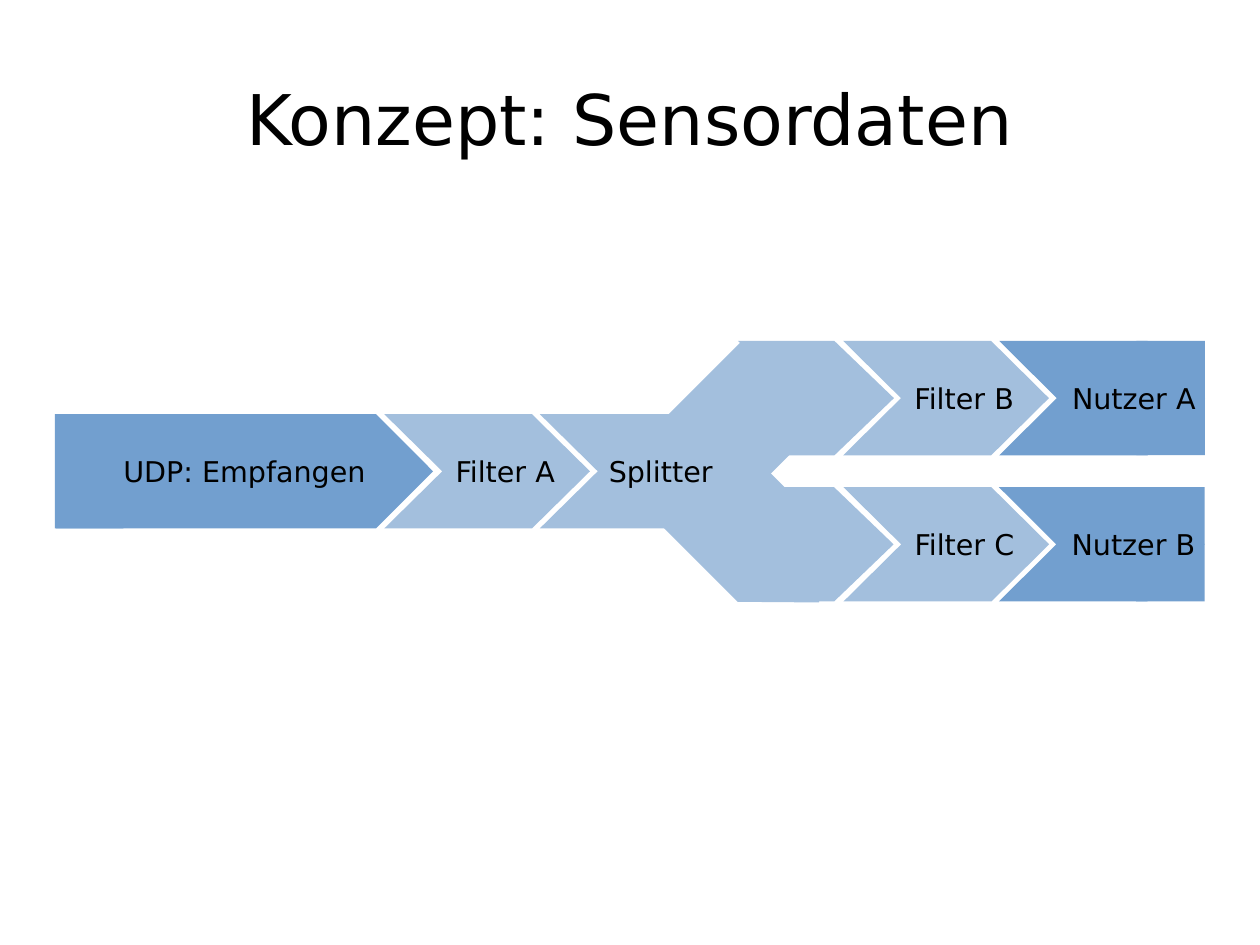
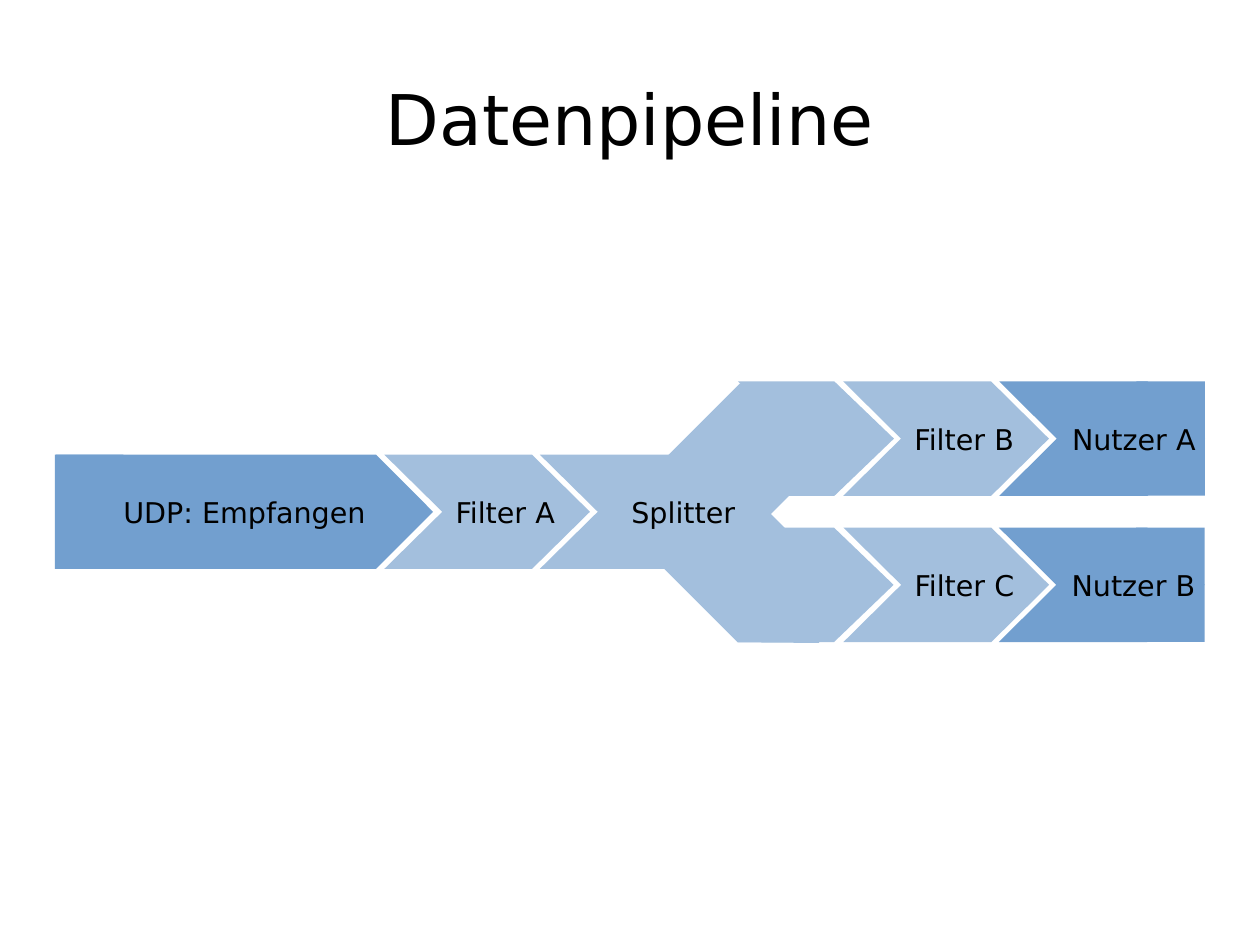
Before and after one commit to enra64/psychic-giggle, a slide deck: slide 22 of zwischenstand anfang dezember.odp (slide 16 before the commit). Drawn at 1260x945 pixels with LibreOffice and Linux fonts; fonts in the diff are those of the drawing. Boxes give left, top, right and bottom in pixels: in the first picture for what was removed or moved away, otherwise in the second. Text is boxed around its words. In the diff, an @@ line names an element or a change of style, - is before the commit and + after.

```diff
--- a/zwischenstand anfang dezember.odp
+++ b/zwischenstand anfang dezember.odp
@@ title at [386, 92, 874, 159]: text changed @@
-Konzept: Sensordaten
+Datenpipeline
@@ 11 freeform shapes, 3 rectangles: place and size @@
-11 freeform shapes, 3 rectangles at [55, 302, 1205, 643]
+11 freeform shapes, 3 rectangles at [55, 343, 1205, 684]
```
Also in this commit, not shown: 6 other slides changed, 15 slides added, 8 slides removed.
